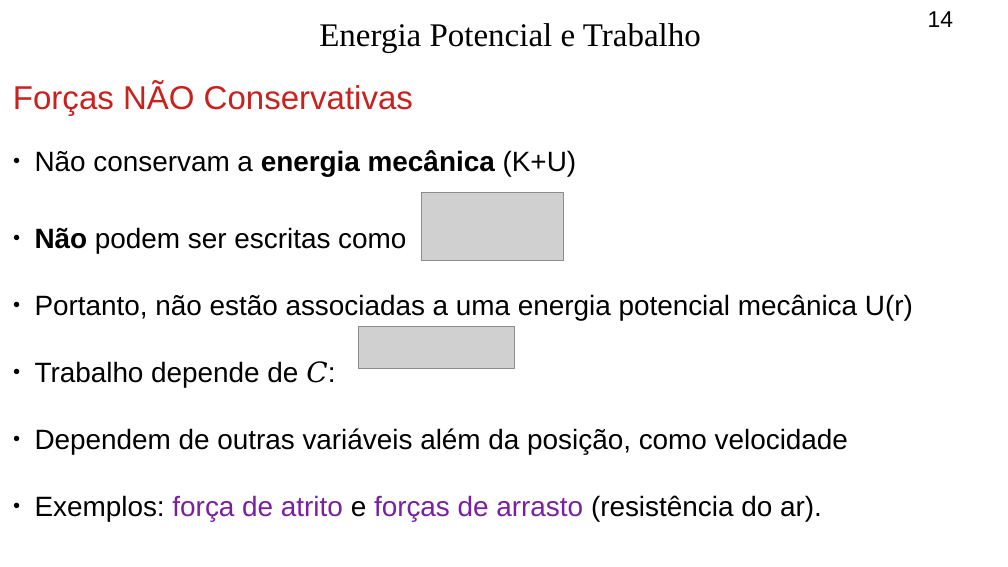
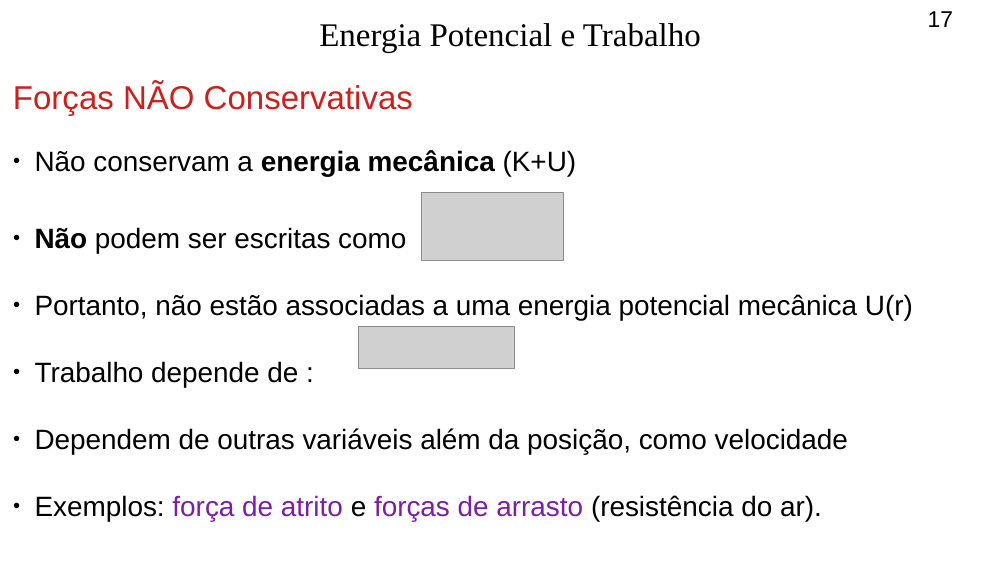
Before and after one commit to lgcrego/cursos, a slide deck: slide 17 of Fisica-1/parte3/EPotencial-1.odp (slide 14 before the commit). Drawn at 1008x567 pixels with LibreOffice and Linux fonts; fonts in the diff are those of the drawing; grey boxes stand for pictures. Boxes give left, top, right and bottom in pixels: in the first picture for what was removed or moved away, otherwise in the second. Text is boxed around its words. In the diff, an @@ line names an element or a change of style, - is before the commit and + after.

```diff
--- a/Fisica-1/parte3/EPotencial-1.odp
+++ b/Fisica-1/parte3/EPotencial-1.odp
@@ page number at (x1=928, y1=11, x2=953, y2=27): text changed @@
-14
+17
@@ text at (x1=35, y1=361, x2=298, y2=387): text changed @@
-● Trabalho depende de 𝐶:
+● Trabalho depende de :
```
Also in this commit, not shown: 1 other slide changed, 3 slides added, 1 other file.
